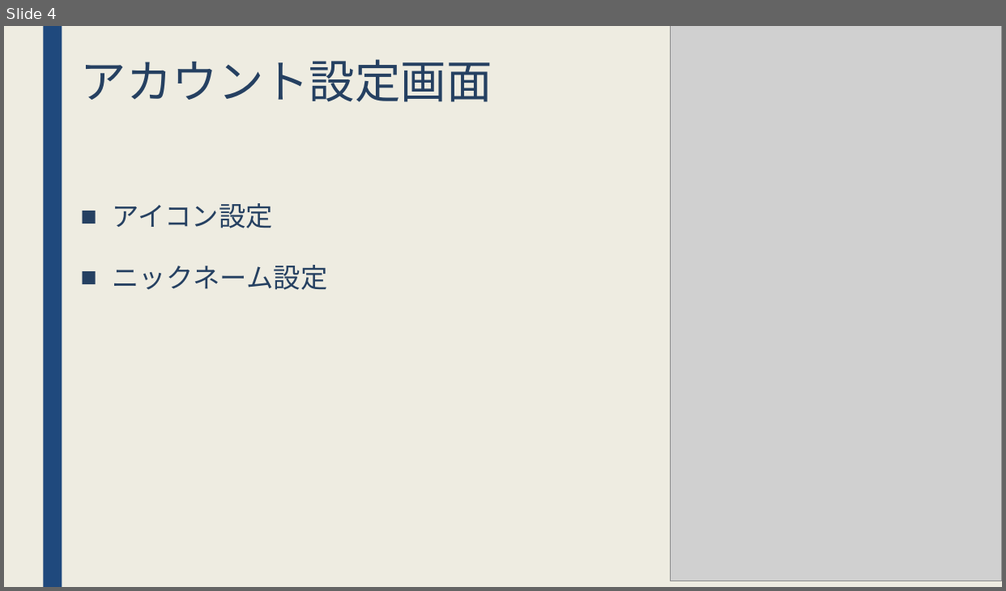
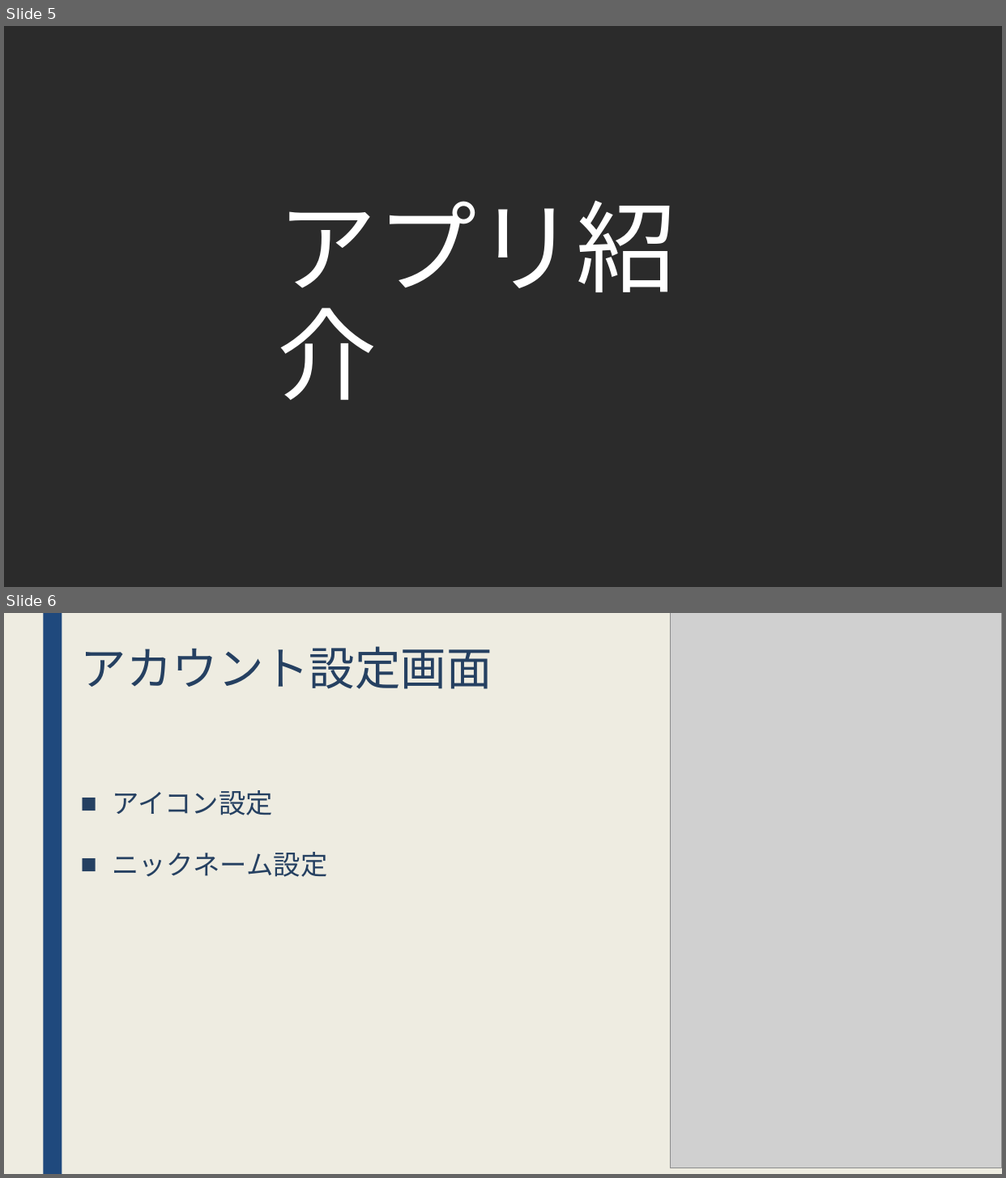
Before and after one commit to jack-app/jackhack2018_F, a slide deck: htmlcss/pptx/teamF.pptx. Shown one above the other, each under a label of ours: slide 4 before the commit, slides 5 and 6 after it. The pictures are 1006x591 and 1006x1178 pixels, drawn with LibreOffice and Linux fonts; fonts in the diff are those of the drawing; grey boxes stand for pictures; background and template pictures are left out; a plain dark background stands for a picture behind light text. Boxes give left, top, right and bottom in pixels: in the first picture for what was removed or moved away, otherwise in the second. Text is boxed around its words. In the diff, an @@ line names an element or a change of style, - is before the commit and + after.

```diff
--- a/htmlcss/pptx/teamF.pptx
+++ b/htmlcss/pptx/teamF.pptx
@@ slide 5 added at [4,26,1002,587], background picture (left out) @@
@@ title added at [277,200,676,400], 96 pt, text #FFFFFF @@
+アプリ紹介
@@ what was slide 4 is now slide 6 @@
```
Also in this commit, not shown: 5 slides changed, 4 other slides added, 1 slide removed.
